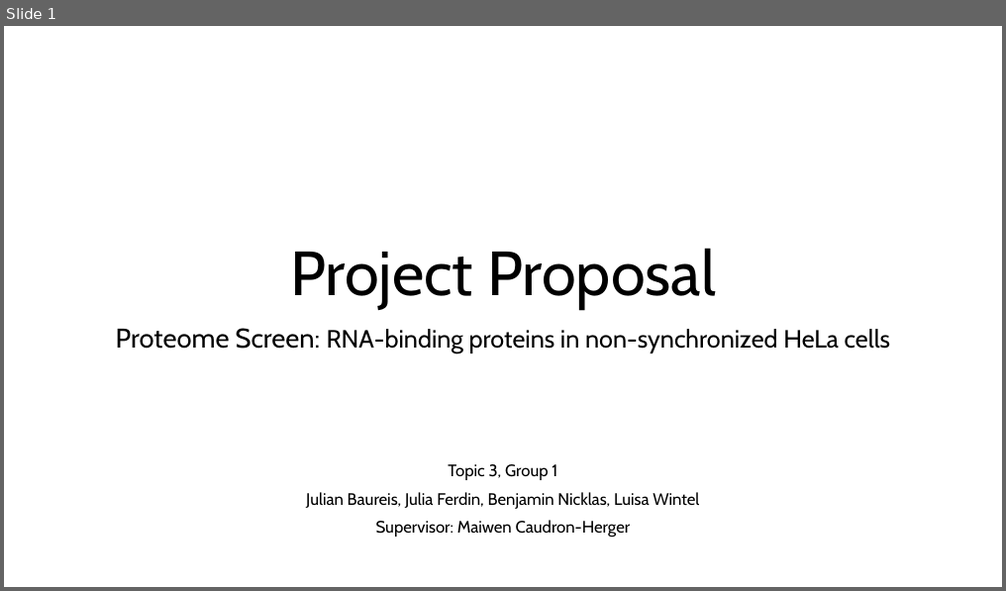
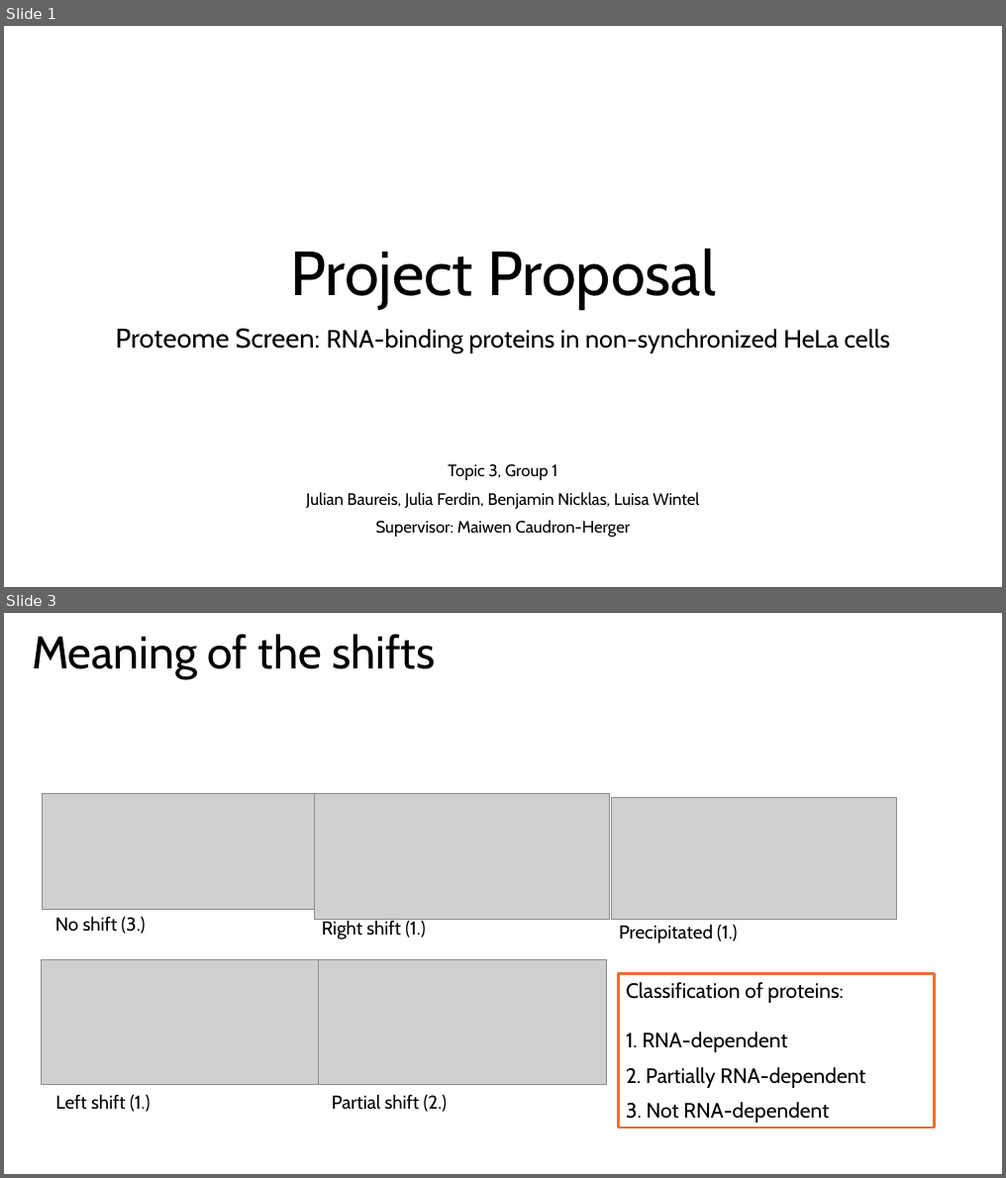
Before and after one commit to MichelaPozzi/2025-topic-03-group-01, a slide deck: Project Proposal Ben.pptx. Shown one above the other, each under a label of ours: slide 1 before the commit, slides 1 and 3 after it; the slides between them are not shown. The pictures are 1006x591 and 1006x1178 pixels, drawn with LibreOffice and Linux fonts; fonts in the diff are those of the drawing; grey boxes stand for pictures. Boxes give left, top, right and bottom in pixels: in the first picture for what was removed or moved away, otherwise in the second. Text is boxed around its words. In the diff, an @@ line names an element or a change of style, - is before the commit and + after.

```diff
--- a/Project Proposal Ben.pptx
+++ b/Project Proposal Ben.pptx
@@ slide 3 added at (4,613,1002,1174), background #FFFFFF @@
@@ title added at (32,634,435,679), 44 pt, text #000000 @@
+Meaning of the shifts
@@ picture added at (43,793,315,909) @@
@@ picture added at (315,793,610,919) @@
@@ picture added at (612,798,897,920) @@
@@ text added at (55,916,145,934), 18 pt, text #000000 @@
+No shift (3.)
@@ text added at (322,919,425,940), 18 pt, text #000000 @@
+Right shift (1.)
@@ text added at (619,924,737,944), 18 pt, text #000000 @@
+Precipitated (1.)
@@ picture added at (42,959,334,1084) @@
@@ picture added at (319,959,606,1084) @@
@@ rectangle added at (619,973,935,1128), outline #E97132 2.25 pt, 20 pt, text #000000 @@
+Classification of proteins:
+1. RNA-dependent
+2. Partially RNA-dependent
+3. Not RNA-dependent
@@ text added at (55,1094,150,1112), 18 pt, text #000000 @@
+Left shift (1.)
@@ text added at (332,1094,448,1112), 18 pt, text #000000 @@
+Partial shift (2.)
```
Also in this commit, not shown: 2 other slides added.
